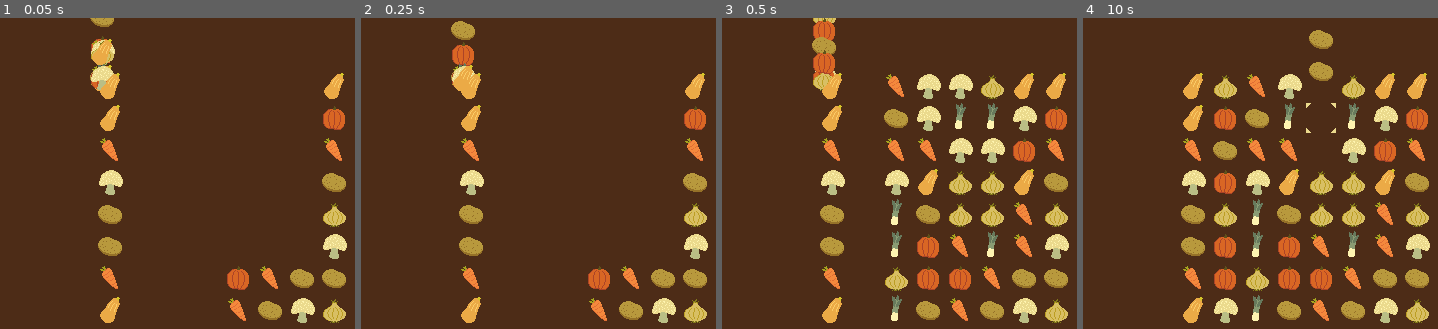
Above: before the commit, frames 1-4 (left to right).
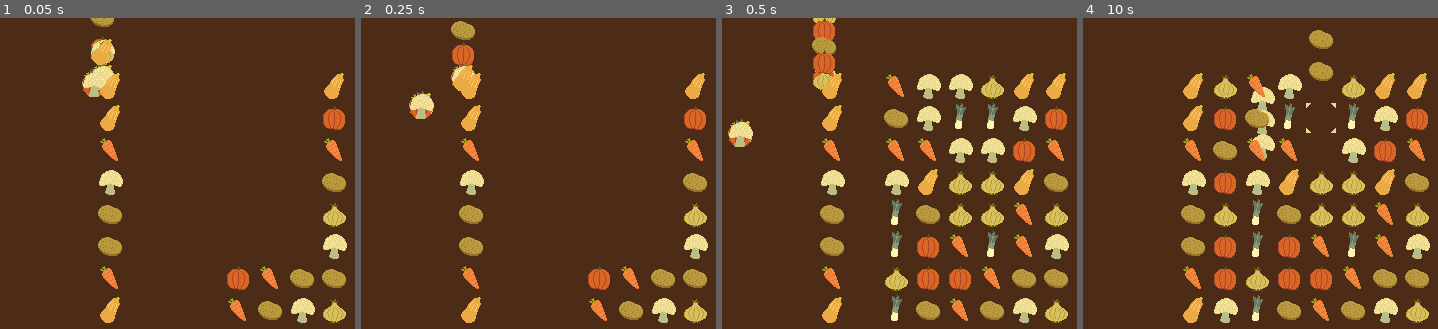
Above: after the commit, the same moments.

Repository: Nocturnal-sys/comfy-jam-autumn-2025
Game: Godot game, scene res://scenes/game.tscn
The game is run twice, just before and just after one commit, with the same random seed, the same clock (stepped at 60 frames per second) and the same inputs.
Inputs (mouse positions are in pixels of both pictures, inside the frame that each line leads up to):
- Up to frame 1 (0.05 s): no input
- Up to frame 2 (0.25 s): no input
- Up to frame 3 (0.5 s): no input
- Up to frame 4 (10 s): click (1193, 86) at 0.5 s; click (1225, 86) at 1.27 s; click (1256, 86) at 2.02 s; click (1288, 86) at 2.77 s; click (1320, 86) at 3.52 s; click (1352, 86) at 4.27 s; click (1384, 86) at 5.02 s; click (1416, 86) at 5.77 s; click (1193, 117) at 6.52 s; click (1225, 117) at 7.27 s; click (1256, 117) at 8.02 s; click (1288, 117) at 8.77 s; click (1320, 117) at 9.52 s

The runs differ from the first frame. In frame 1, 0.3% of the frame differs, in the area x 23-31%, y 16-26%; in frame 2, 0.5%; in frame 3, 0.5%; in frame 4, 0.7%, in the area x 47-55%, y 22-46%.

Commit message:
Add throw animation

Diff:
--- a/scripts/animation_manager.gd
+++ b/scripts/animation_manager.gd
@@ -2,6 +2,7 @@
 
 const SPRITE: PackedScene = preload("res://scenes/vegetable_sprite.tscn")
 const SPEED: float = 0.25
+const SOUP_POSITION: Vector2 = Vector2(100, 100)
 
 signal swap_finished
 signal drop_finished
@@ -43,6 +44,7 @@
 
 func drop(type: int, start: Vector2, dest: Vegetable, dist: int) -> void:
 	dest.set_disabled(true)
+	throw(dest.type, dest.global_position)
 
 	var tween: Tween = create_sprite(type, start, dest.global_position, dist)
 	await tween.finished
@@ -53,6 +55,12 @@
 	_check_children()
 
 
+func throw(type: int, start: Vector2) -> void:
+	var tween: Tween = create_sprite(type, start, SOUP_POSITION, 2)
+	await tween.finished
+	_check_children()
+
+
 func _check_children() -> void:
 	if get_children().all(_check_child):
 		drop_finished.emit()
